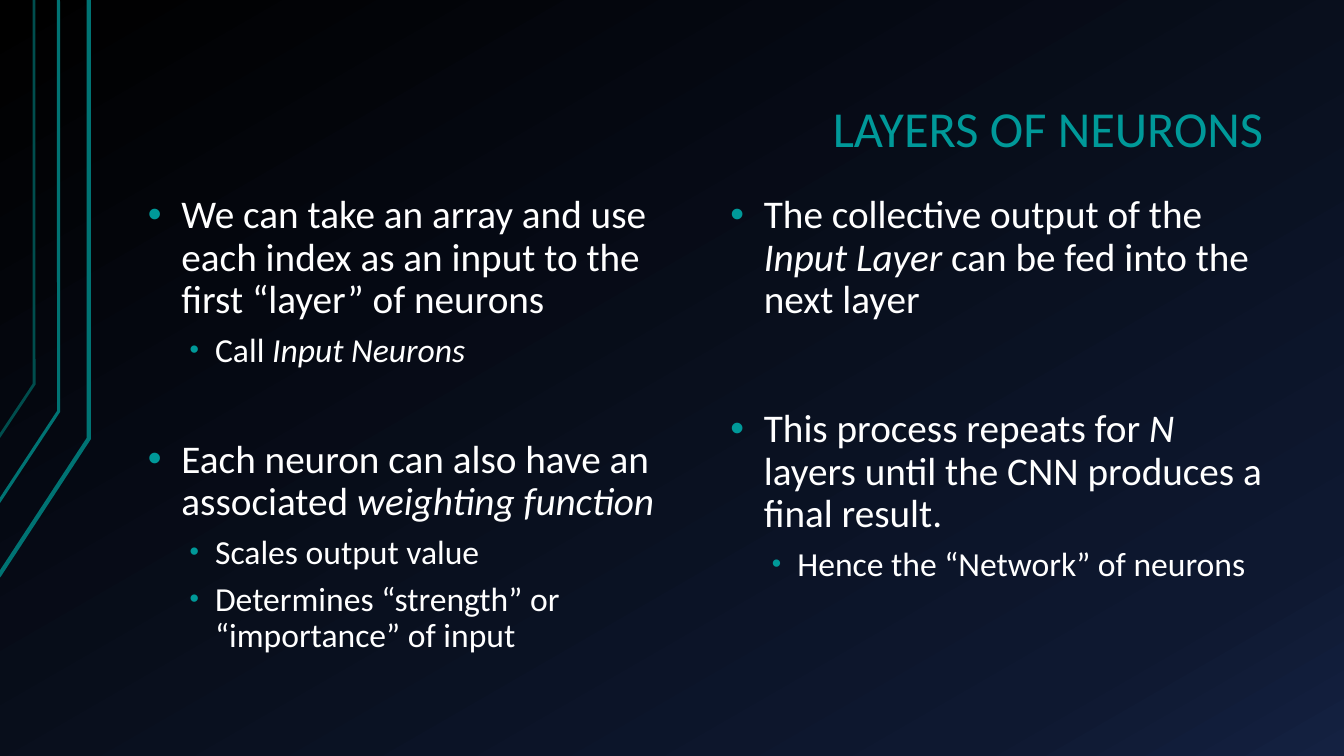
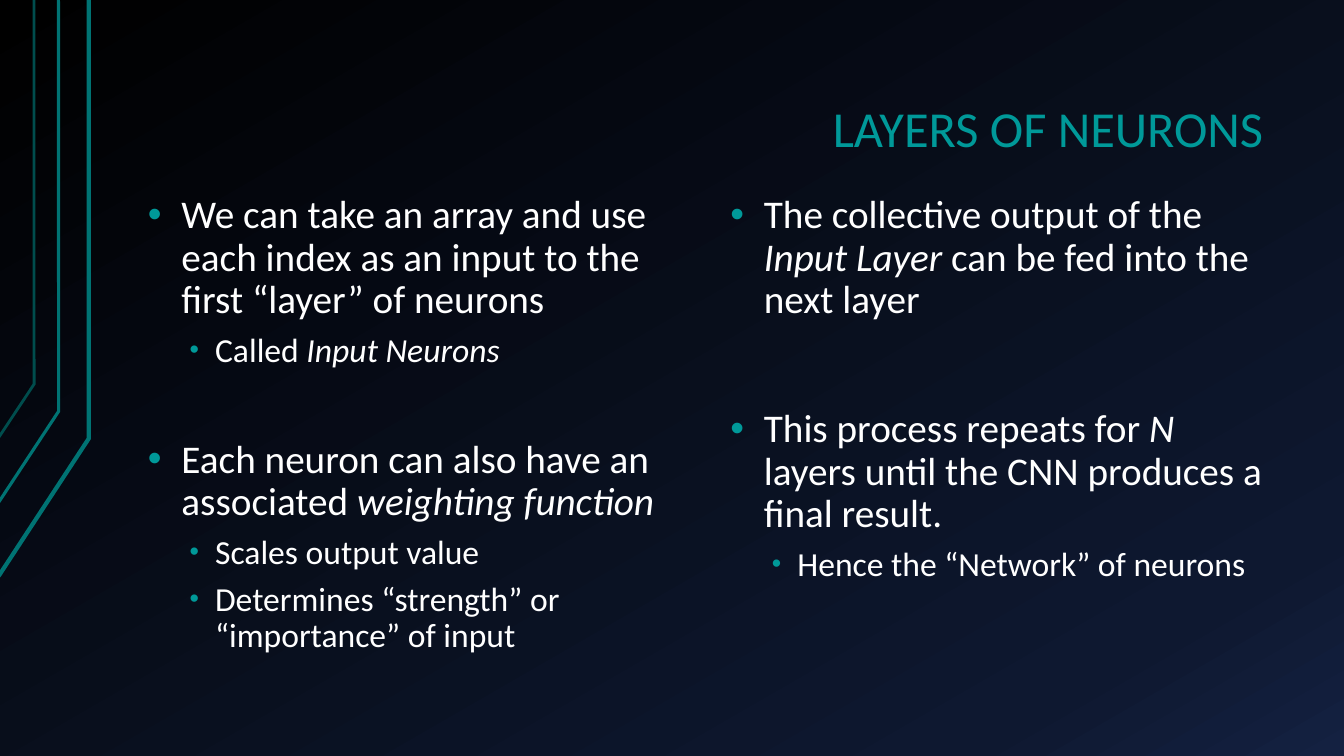
Before and after one commit to landonbuell/Convolutional-Neural-Networks, a slide deck: slide 11 of presentation_20191206/Convolutional Neural Networks.pptx. Drawn at 1344x756 pixels with LibreOffice and Linux fonts; fonts in the diff are those of the drawing. Boxes give left, top, right and bottom in pixels: in the first picture for what was removed or moved away, otherwise in the second. Text is boxed around its words. In the diff, an @@ line names an element or a change of style, - is before the commit and + after.

```diff
--- a/presentation_20191206/Convolutional Neural Networks.pptx
+++ b/presentation_20191206/Convolutional Neural Networks.pptx
@@ text at (215, 338, 500, 368): text changed @@
-  • Call Input Neurons
+  • Called Input Neurons
```
Also in this commit, not shown: 3 other slides changed, 1 slide added.
